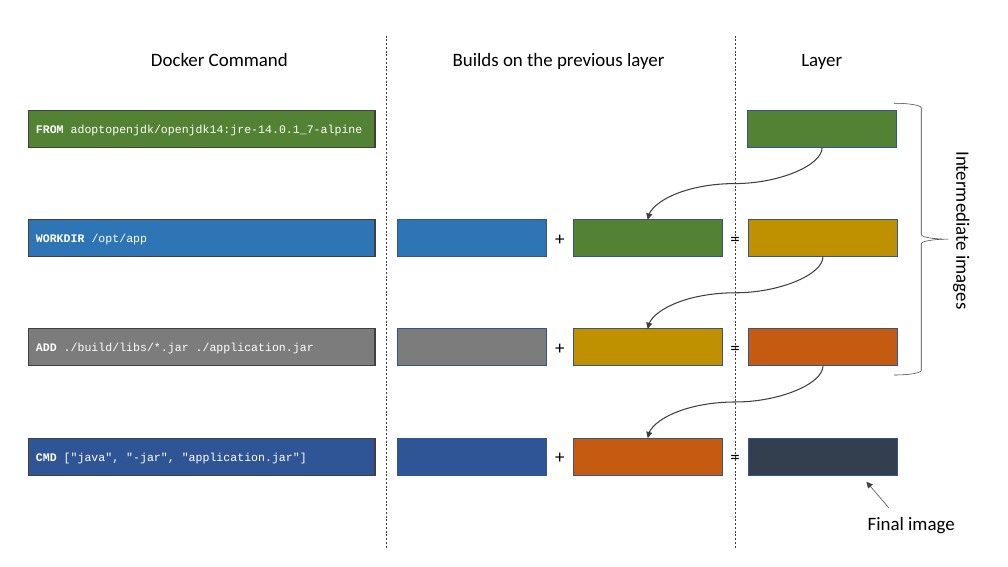
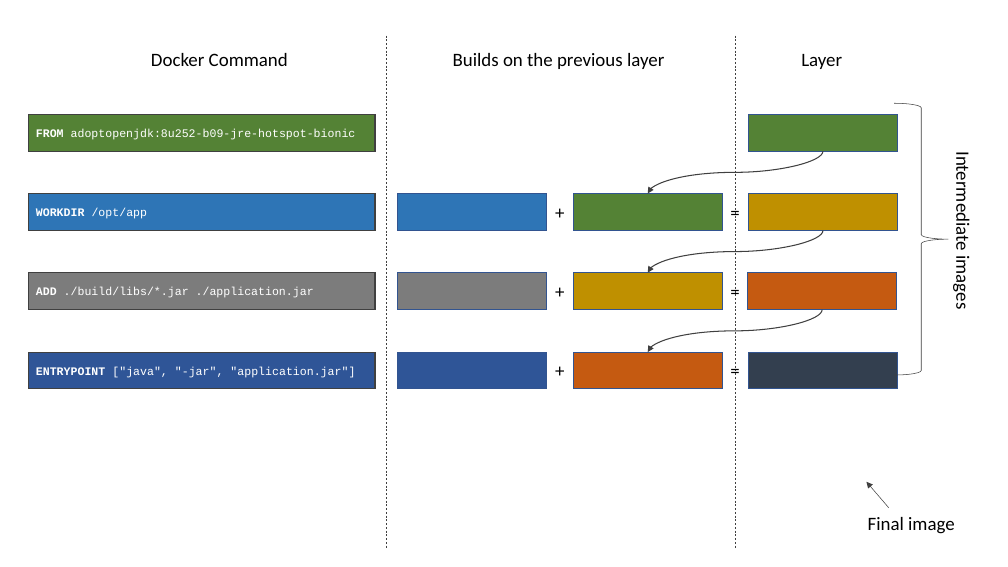
Before and after one commit to albertattard/presentation-layered-jar, a slide deck: slide 3 of assets/images/Images.pptx. Drawn at 1008x567 pixels with LibreOffice and Linux fonts; fonts in the diff are those of the drawing. Boxes give left, top, right and bottom in pixels: in the first picture for what was removed or moved away, otherwise in the second. Text is boxed around its words. In the diff, an @@ line names an element or a change of style, - is before the commit and + after.

Commit message:
Update presentation...

```diff
--- a/assets/images/Images.pptx
+++ b/assets/images/Images.pptx
@@ rectangle "FROM adoptopenjdk:8u252-b09-jre-hotspot-bionic": place and size @@
-rectangle "FROM adoptopenjdk:8u252-b09-jre-hotspot-bionic" at (29,110,375,147)
+rectangle "FROM adoptopenjdk:8u252-b09-jre-hotspot-bionic" at (29,114,375,151)
@@ rectangle: place and size @@
-rectangle at (748,110,897,147)
+rectangle at (749,114,898,151)
@@ text in rectangle at (36,129,356,140): text changed @@
-FROM adoptopenjdk/openjdk14:jre-14.0.1_7-alpine
+FROM adoptopenjdk:8u252-b09-jre-hotspot-bionic
@@ curved arrow moved from (823, 147) - (648, 220) to (823, 151) - (648, 194) @@
@@ 4 rectangles, 2 texts: place and size @@
-4 rectangles, 2 texts at (29,220,898,257)
+4 rectangles, 2 texts at (29,194,898,231)
@@ curved arrow moved from (823, 256) - (648, 329) to (823, 231) - (648, 273) @@
@@ 4 rectangles, 2 texts: place and size @@
-4 rectangles, 2 texts at (29,329,898,366)
+4 rectangles, 2 texts at (29,273,897,310)
@@ curved arrow moved from (823, 366) - (648, 439) to (823, 310) - (648, 352) @@
@@ 4 rectangles, 2 texts: place and size @@
-4 rectangles, 2 texts at (29,439,898,476)
+4 rectangles, 2 texts at (29,352,898,389)
@@ text in rectangle at (36,367,355,378): text changed @@
-CMD ["java", "-jar", "application.jar"]
+ENTRYPOINT ["java", "-jar", "application.jar"]
```
Also in this commit, not shown: 3 other files.
